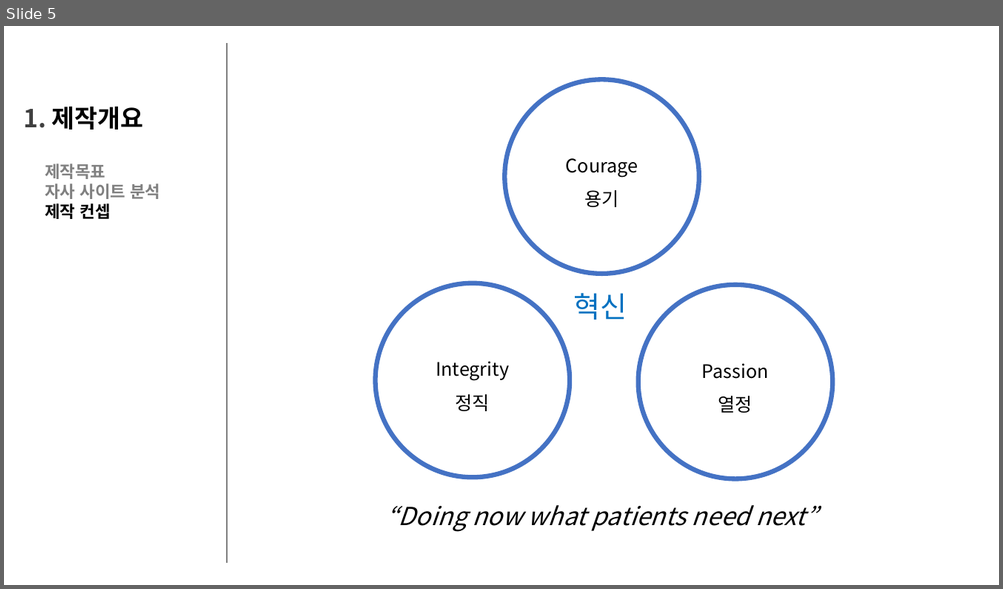
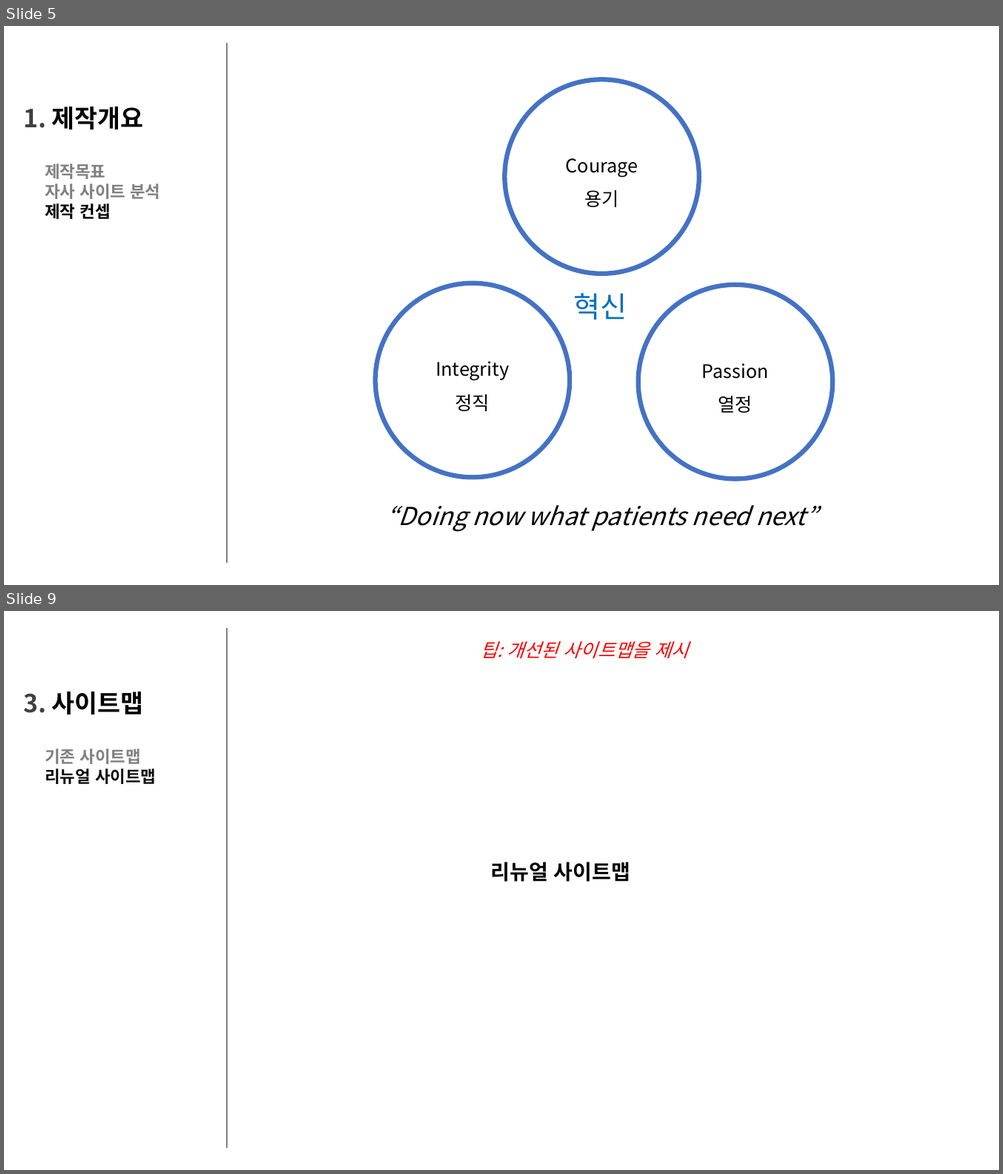
Before and after one commit to csslick/roche-renewal, a slide deck: 로슈 홈페이지 리뉴얼 제안서.pptx. Shown one above the other, each under a label of ours: slide 5 before the commit, slides 5 and 9 after it; the slides between them are not shown. The pictures are 1003x589 and 1003x1174 pixels, drawn with LibreOffice and Linux fonts; fonts in the diff are those of the drawing. Boxes give left, top, right and bottom in pixels: in the first picture for what was removed or moved away, otherwise in the second. Text is boxed around its words. In the diff, an @@ line names an element or a change of style, - is before the commit and + after.

```diff
--- a/로슈 홈페이지 리뉴얼 제안서.pptx
+++ b/로슈 홈페이지 리뉴얼 제안서.pptx
@@ slide 9 added at <box>4,611,999,1170</box>, background #FFFFFF @@
@@ line added from (227, 628) to (227, 1148), #808080 1.5 pt @@
@@ text added at <box>480,641,688,658</box>, 18 pt, text #FF0000, italic @@
+팁: 개선된 사이트맵을 제시
@@ title added at <box>23,691,144,715</box>, 24 pt, text #000000, bold @@
+3. 사이트맵
@@ text added at <box>45,749,156,784</box>, 16 pt, text #0D0D0D, bold @@
+기존 사이트맵
+리뉴얼 사이트맵
@@ text added at <box>490,862,630,882</box>, 20 pt, text #000000, bold @@
+리뉴얼 사이트맵
```
Also in this commit, not shown: 1 slide changed, 2 other slides added.
